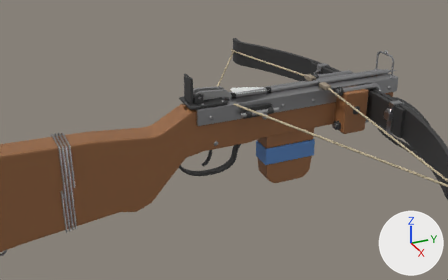
The glTF model assets/models/guns/crossbow.glb: old version first, new version second.
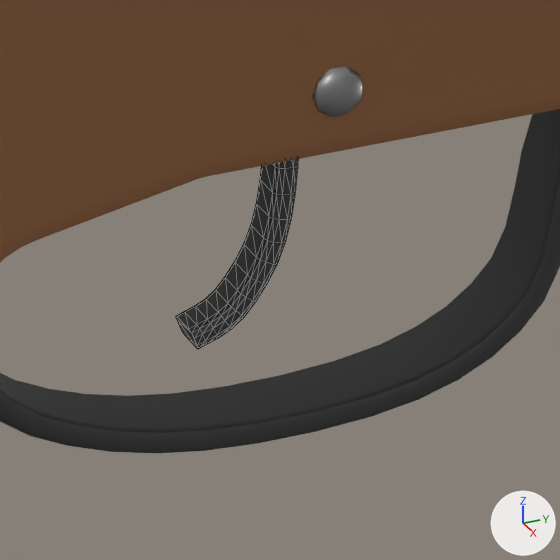
Each version is shown from a 50 mm lens placed at (0.736, -0.262, 0.363), pointed at (0.002, 0.068, -0.004), then close up on the part from 41% to 53% of the width and 48% to 66% of the height. The lights are fixed; the arrows at lower right show +X, +Y and +Z. The older version's two pictures come first. The close-ups show mesh edges as thin lines. Vertices at exactly the same position are counted once.

Names of what the first close-up shows: 'static', 'trigger'.
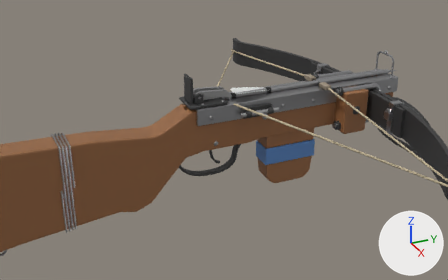
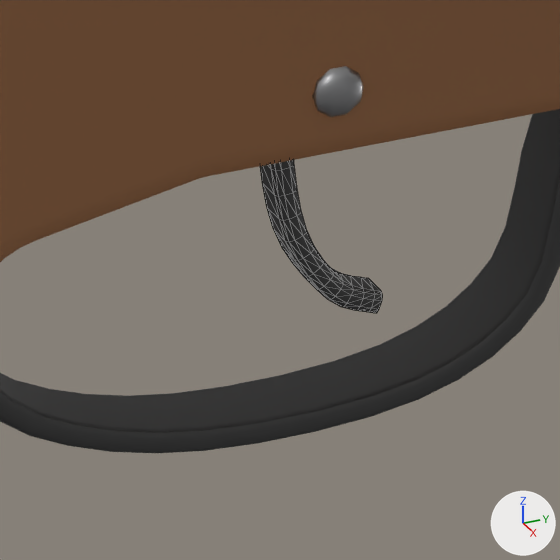
The edits, one by one:
me_trigger is used by ob_trigger; location (0.0, 0.048, 0.002).
me_trigger had 204 vertices, 404 faces and spanned x -0.003..0.003, y -0.0135..0.0021, z -0.0415..0.0021.
me_trigger now has 204 vertices, 404 faces and spans x -0.003..0.003, y -0.0021..0.0135, z -0.0415..0.0021.
me_trigger part 1: 204 of 204 vertices moved; they spanned x -0.003..0.003, y -0.0135..0.0021, z -0.0415..0.0021 and now span x -0.003..0.003, y -0.0021..0.0135, z -0.0415..0.0021; mean shift (0.0, 0.0075, 0.0).

Location of each change, (x1, y1, x2, y2) in pixels of the close-ups (560 x 560 px):
'trigger', reshaped: before (176, 159, 298, 349); after (260, 160, 383, 313)
